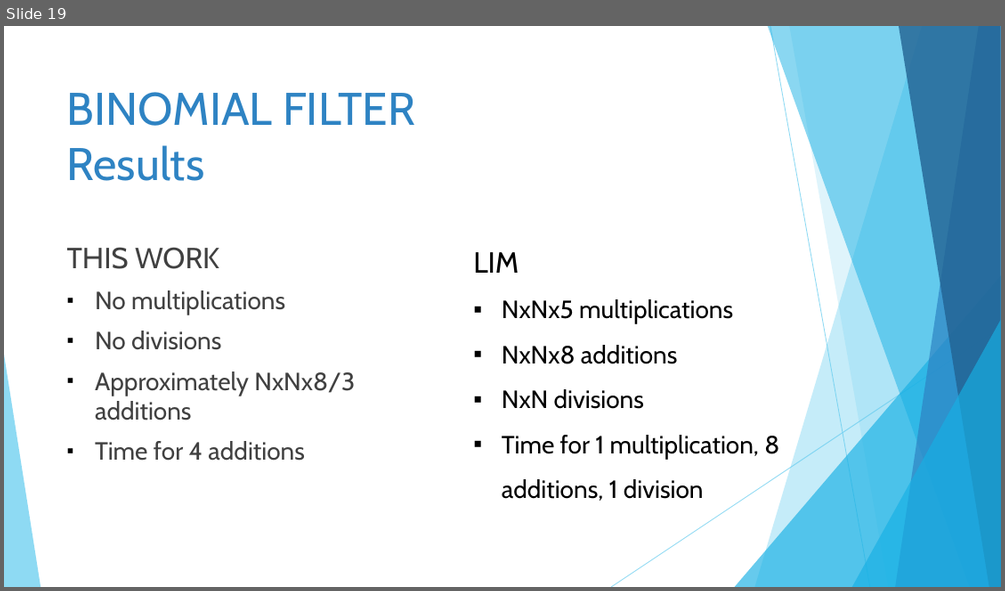
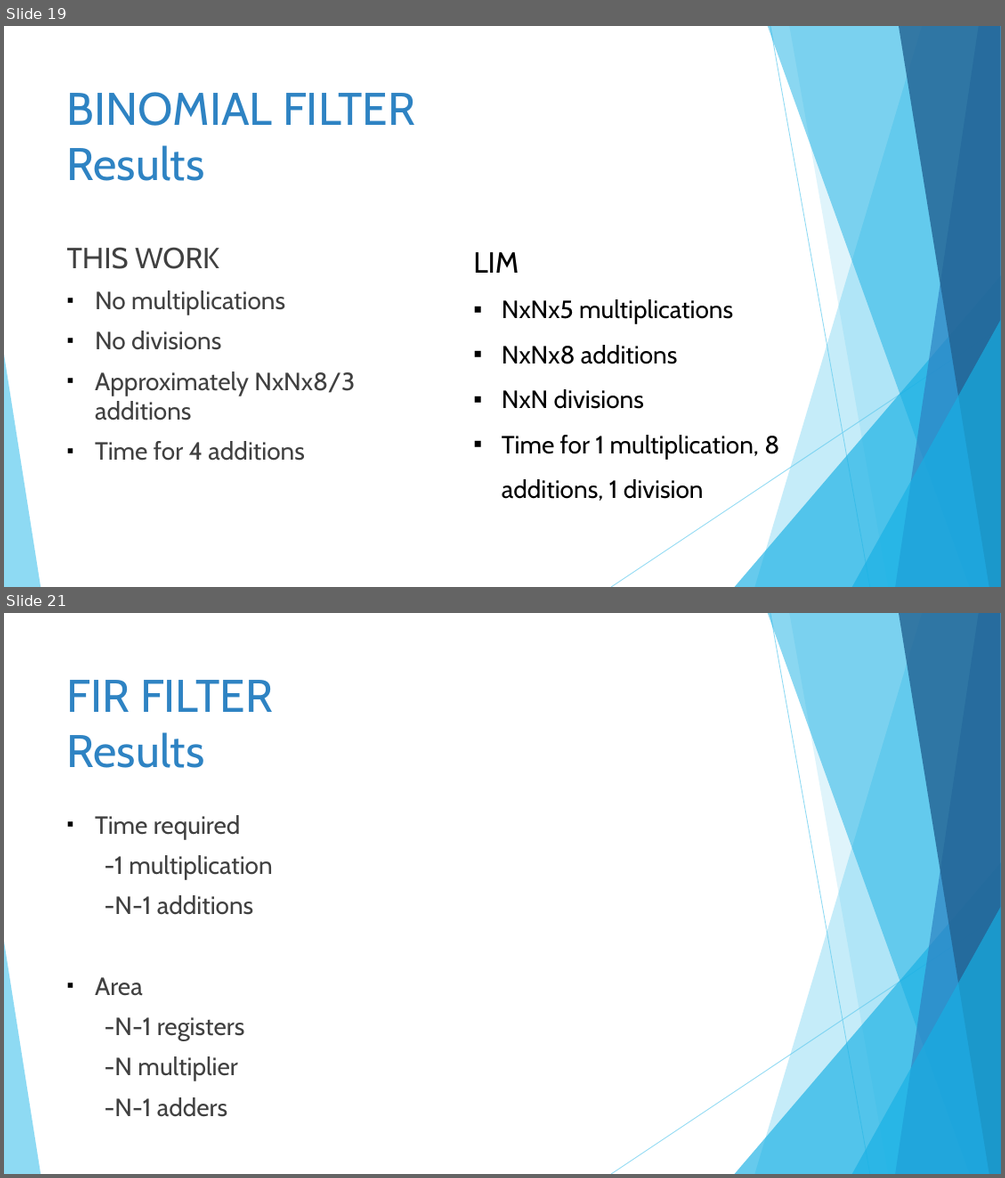
Before and after one commit to GinaJ/Algorithm_Implementations, a slide deck: power_point/Algorithms Parallelization in ASIC Design.pptx. Shown one above the other, each under a label of ours: slide 19 before the commit, slides 19 and 21 after it; the slides between them are not shown. The pictures are 1005x591 and 1005x1178 pixels, drawn with LibreOffice and Linux fonts; fonts in the diff are those of the drawing. Boxes give left, top, right and bottom in pixels: in the first picture for what was removed or moved away, otherwise in the second. Text is boxed around its words. In the diff, an @@ line names an element or a change of style, - is before the commit and + after.

```diff
--- a/power_point/Algorithms Parallelization in ASIC Design.pptx
+++ b/power_point/Algorithms Parallelization in ASIC Design.pptx
@@ slide 21 added at <box>4,613,1001,1174</box>, background #FFFFFF; not listed: 10 template elements that a slide beside it also shows @@
@@ title added at <box>67,680,273,768</box>, 44 pt, text #2E83C3 @@
+FIR FILTER
+Results
@@ text added at <box>95,815,272,1117</box>, 24 pt, text #404040 @@
+▪ Time required
+-1 multiplication
+-N-1 additions
+▪ Area
+-N-1 registers
+-N multiplier
+-N-1 adders
```
Also in this commit, not shown: 1 slide changed, 6 other slides added, 24 other files.
